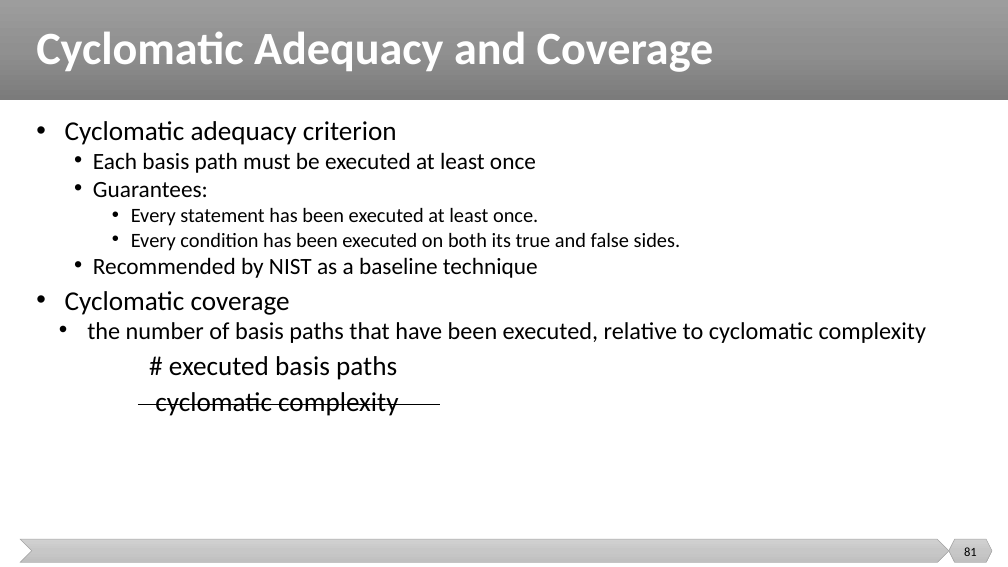
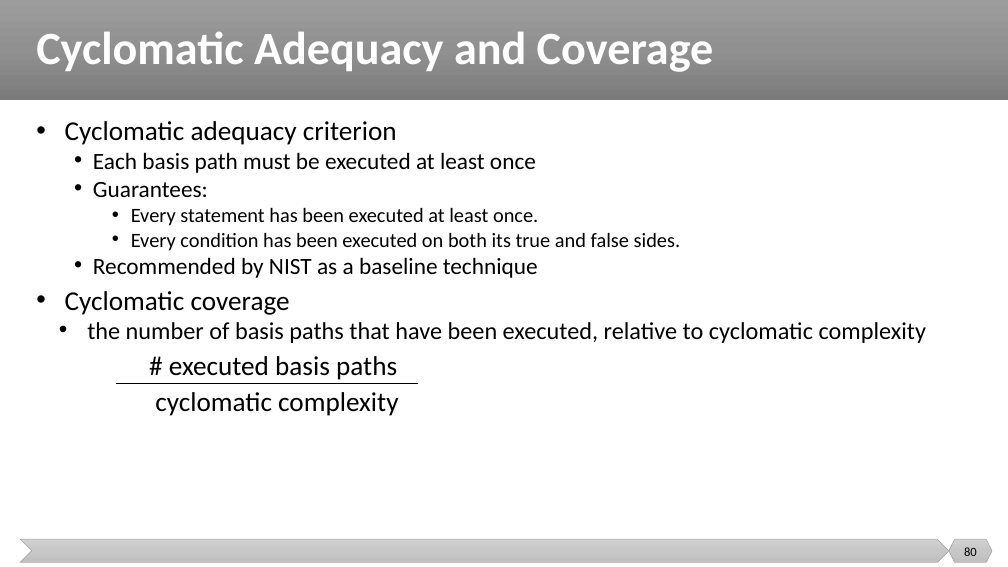
Before and after one commit to malenezi/malenezi, a slide deck: slide 80 of new_SE401/Lectures/7-Test Design Techniques/Structural Testing.pptx (slide 81 before the commit). Drawn at 1008x567 pixels with LibreOffice and Linux fonts; fonts in the diff are those of the drawing. Boxes give left, top, right and bottom in pixels: in the first picture for what was removed or moved away, otherwise in the second. Text is boxed around its words. In the diff, an @@ line names an element or a change of style, - is before the commit and + after.

```diff
--- a/new_SE401/Lectures/7-Test Design Techniques/Structural Testing.pptx
+++ b/new_SE401/Lectures/7-Test Design Techniques/Structural Testing.pptx
@@ line moved from (138, 405) - (441, 405) to (116, 383) - (418, 383) @@
@@ page number at bbox=[964, 547, 977, 556]: text changed @@
-81
+80
```
Also in this commit, not shown: 7 other slides changed, 2 slides removed.
